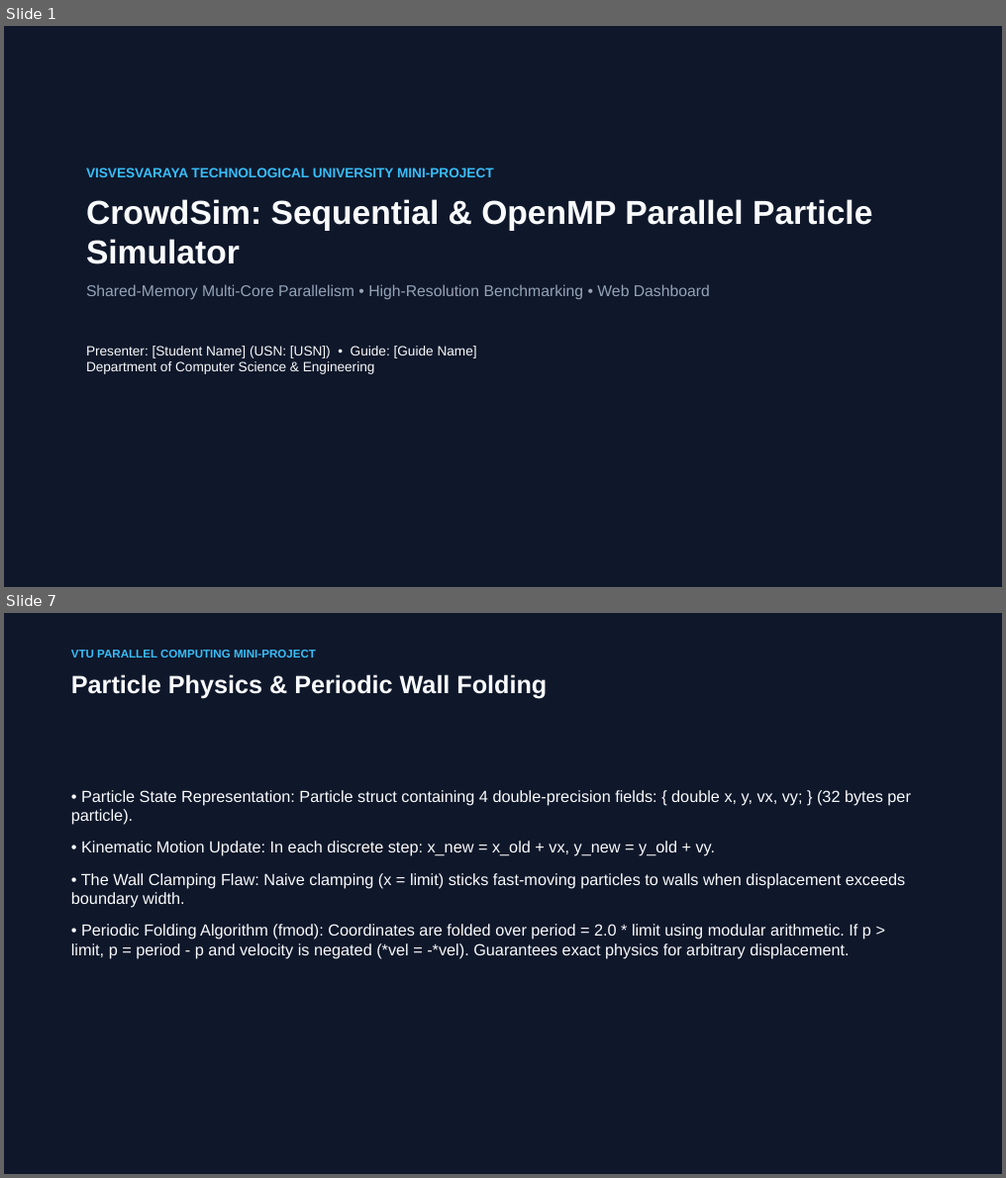
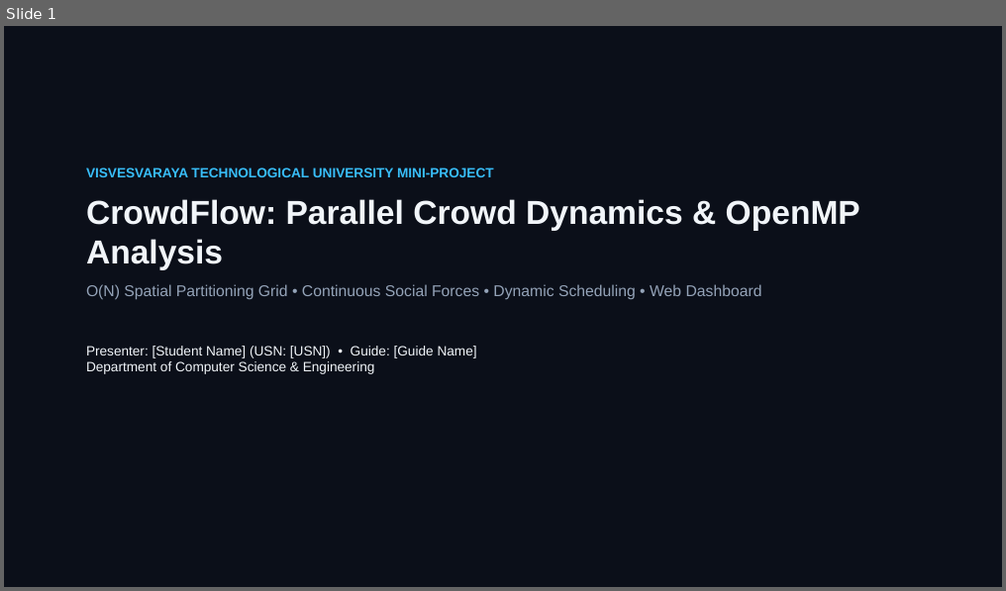
Before and after one commit to rishikeshgowdakk/PC, a slide deck: CrowdSim/presentation/CrowdSim_Project_Presentation.pptx. Shown one above the other, each under a label of ours: slides 1 and 7 before the commit, slide 1 after it; the slides between them are not shown. The pictures are 1006x1178 and 1006x591 pixels, drawn with LibreOffice and Linux fonts; fonts in the diff are those of the drawing. Boxes give left, top, right and bottom in pixels: in the first picture for what was removed or moved away, otherwise in the second. Text is boxed around its words. In the diff, an @@ line names an element or a change of style, - is before the commit and + after.

Commit message:
Implement obstacle avoidance and spatial grid mechanics in CrowdSim
- Added obstacle handling with circular and AABB (axis-aligned bounding box) types.
- Implemented obstacle initialization based on different scenarios (pillars and bottlenecks).
- Developed functions for computing repulsive forces from obstacles and resolving agent penetration.
- Introduced a spatial grid for efficient neighbor querying, reducing computational complexity.
- Created tests for agent initialization, goal steering, obstacle mechanics, spatial grid vs brute force, and sequential vs parallel simulation equivalence.
- Ensured that the simulation maintains physical invariants and validates results across different configurations.

```diff
--- a/CrowdSim/presentation/CrowdSim_Project_Presentation.pptx
+++ b/CrowdSim/presentation/CrowdSim_Project_Presentation.pptx
@@ slide 7 removed at (4,613,1002,1174), background #0F172A @@
@@ text removed at (71,650,316,658) @@
-VTU PARALLEL COMPUTING MINI-PROJECT
@@ text removed at (71,674,547,699) @@
-Particle Physics & Periodic Wall Folding
@@ text removed at (71,790,911,959) @@
-• Particle State Representation: Particle struct containing 4 double-precision fields: { double x, y, vx, vy; } (32 bytes per particle).
-• Kinematic Motion Update: In each discrete step: x_new = x_old + vx, y_new = y_old + vy.
-• The Wall Clamping Flaw: Naive clamping (x = limit) sticks fast-moving particles to walls when displacement exceeds boundary width.
-• Periodic Folding Algorithm (fmod): Coordinates are folded over period = 2.0 * limit using modular arithmetic. If p > limit, p = period - p and velocity is negated (*vel = -*vel). Guarantees exact physics for arbitrary displacement.
@@ slide 1 changed as well @@
@@ background #0F172A to #0B0F19 @@
@@ text at (86,199,860,300): text changed @@
-CrowdSim: Sequential & OpenMP Parallel Particle Simulator
-Shared-Memory Multi-Core Parallelism • High-Resolution Benchmarking • Web Dashboard
+CrowdFlow: Parallel Crowd Dynamics & OpenMP Analysis
+O(N) Spatial Partitioning Grid • Continuous Social Forces • Dynamic Scheduling • Web Dashboard
@@ text at (86,346,477,374): text colour #F8FAFC to #F1F5F9 in "Presenter: [Student Name] (USN: [USN]) • Guide: ..." @@
```
Also in this commit, not shown: 10 other slides changed, 4 slides added, 3 other slides removed, 37 other files.
